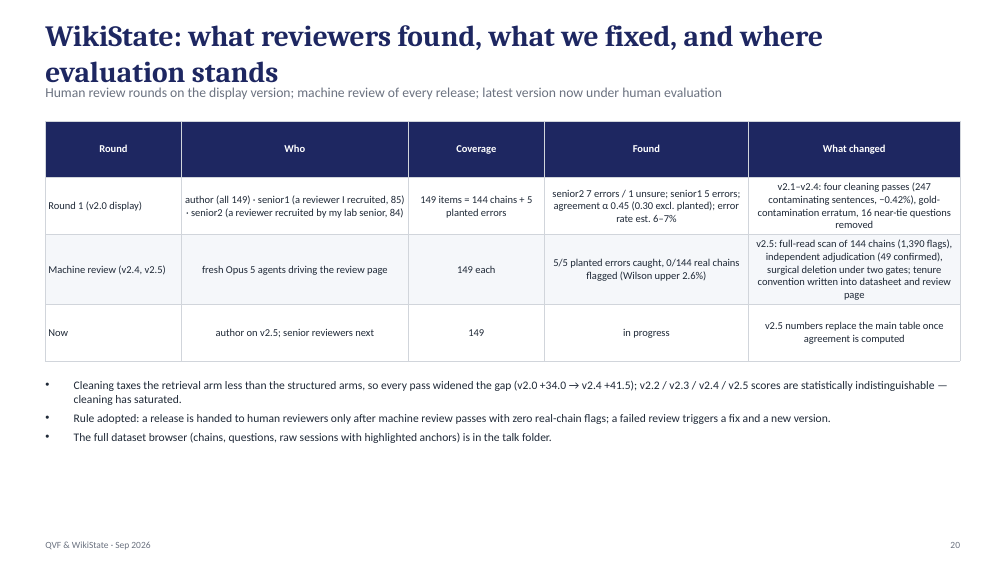
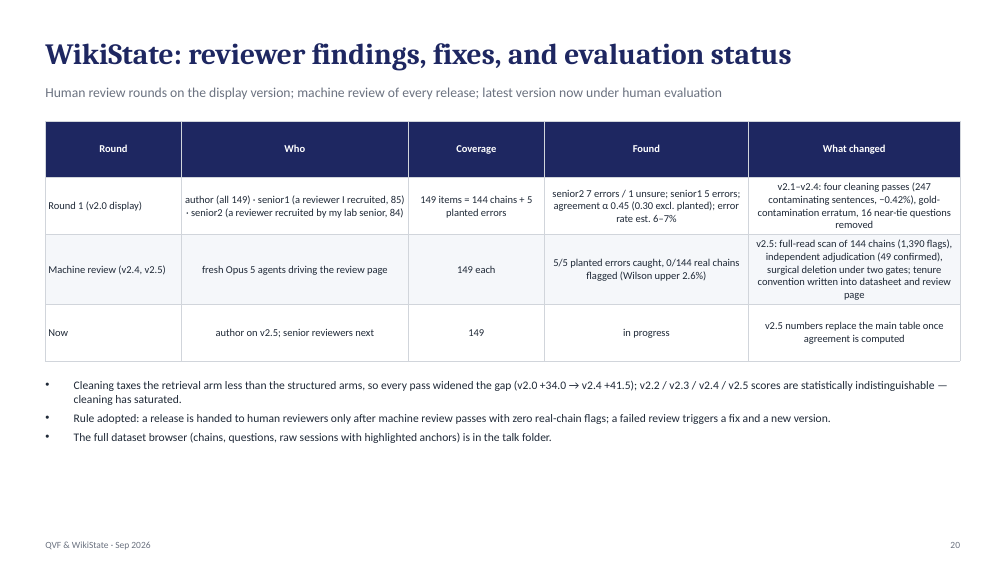
Before and after one commit to jeremyz12/qvf_withcontroller, a slide deck: slide 20 of results/talk_qvf_wikistate_20260904.pptx. Drawn at 1008x567 pixels with LibreOffice and Linux fonts; fonts in the diff are those of the drawing. Boxes give left, top, right and bottom in pixels: in the first picture for what was removed or moved away, otherwise in the second. Text is boxed around its words. In the diff, an @@ line names an element or a change of style, - is before the commit and + after.

```diff
--- a/results/talk_qvf_wikistate_20260904.pptx
+++ b/results/talk_qvf_wikistate_20260904.pptx
@@ text at bbox=[45, 43, 792, 71]: text changed @@
-WikiState: what reviewers found, what we fixed, and where evaluation stands
+WikiState: reviewer findings, fixes, and evaluation status
```
Also in this commit, not shown: 1 other slide changed, 1 other file.
